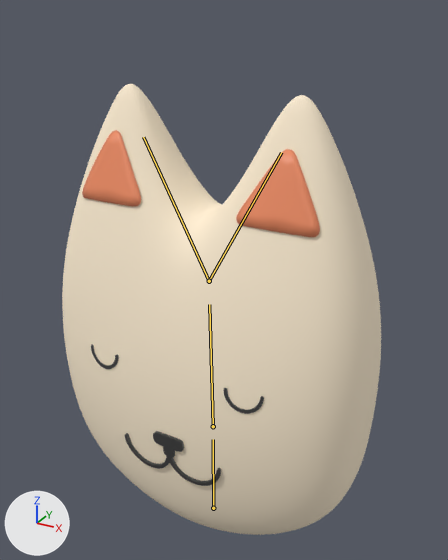
The glTF model public/scene/mascotRoom.glb as it was, and as the next commit left it.
Rendered twice from a camera (50 mm lens) standing at (2.85, -5.01, 6.01) and looking at (0.04, 0.1, 3.46). Arrows for +X, +Y and +Z are at lower left; the lights stay in place. The bones that bend it are drawn over the model as lines.

Names of what the first picture shows: 'Cube.032', 'Ears', 'Mouth Closed', 'Plane.591'.
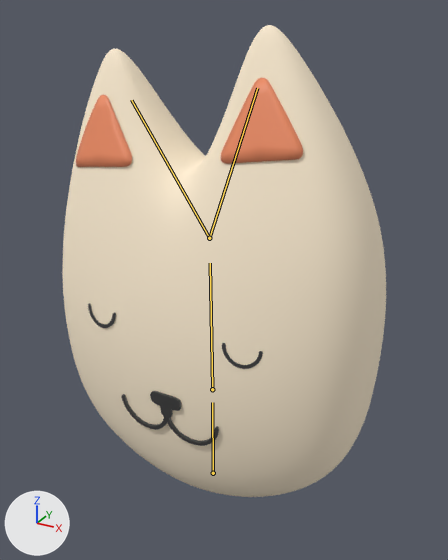
The newer file adds an action. The first version stands in its rest pose; the second is drawn at frame 24 of the action 'Mascote Animation'.

The change in detail:
Bone 'Bottom' (bone_bottom) moves from (0.0, 0.0, 0.0) to (0.0, 0.444, 0.002).
Bone 'Bottom' (bone_bottom) is rescaled from (1.0, 1.0, 1.0) to (0.98, 0.98, 1.02).
Bone 'Ear Right' (bone_ear_right) turns from (0, 0, 0) to (1, 0, 10) degrees about its own x, y and z.
Bone 'Ear Left' (bone_ear_left) turns from (0, 0, 0) to (0, 0, 6) degrees about its own x, y and z.

Pixel boxes [x1, y1, x2, y2] of what changed, in the pictures (448 x 560 px):
'Cube.032', posed: before [62, 84, 381, 535]; after [63, 25, 386, 497]
'Ears', posed (17% shorter): before [82, 130, 320, 237]; after [76, 78, 303, 167]
'Mouth Closed', posed: before [125, 431, 221, 486]; after [122, 391, 219, 446]
bone 'Bottom', root to tip: before (213, 508) to (213, 439); after (213, 473) to (212, 402)
bone 'Ear Right', root to tip: before (209, 281) to (281, 152); after (209, 238) to (257, 88)
bone 'Ear Left', root to tip: before (209, 281) to (143, 137); after (209, 238) to (131, 100)
